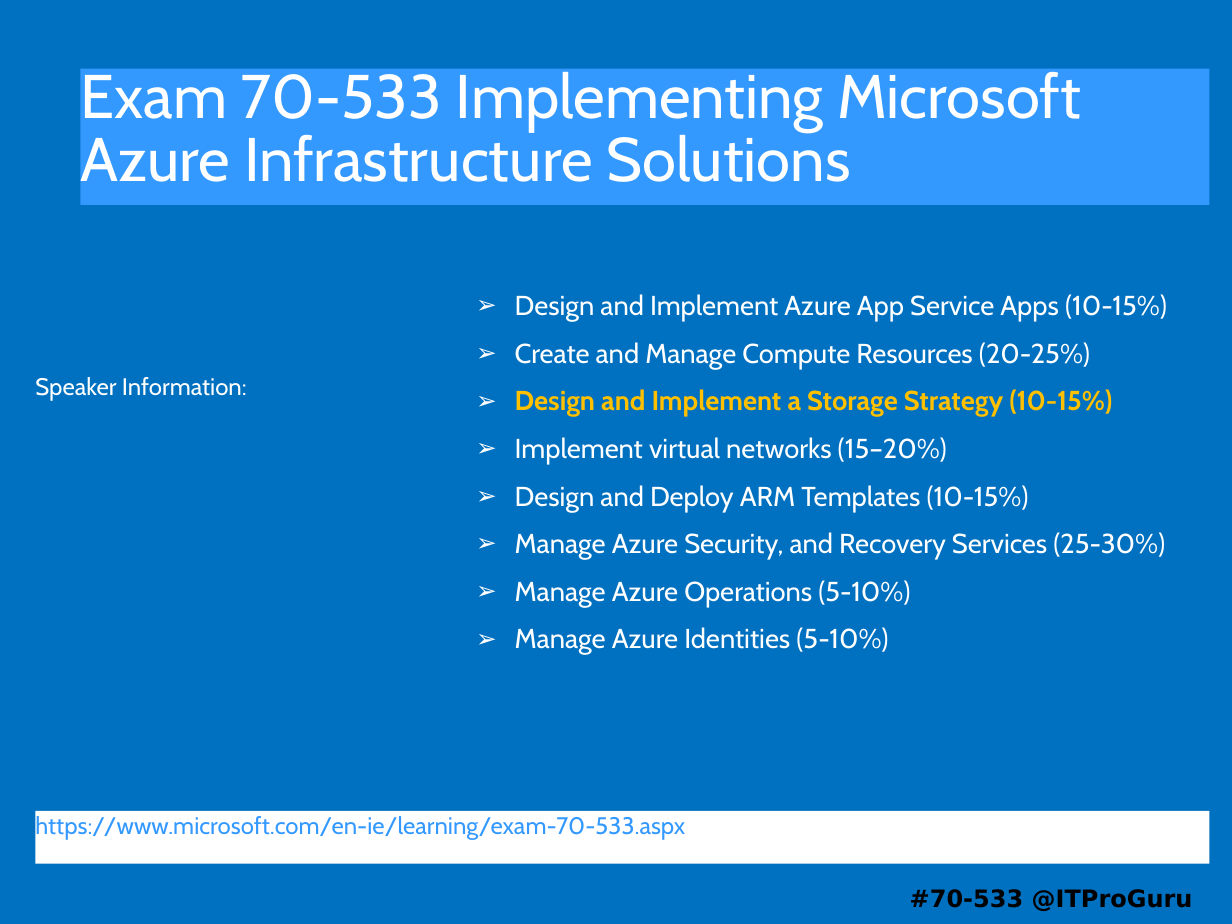
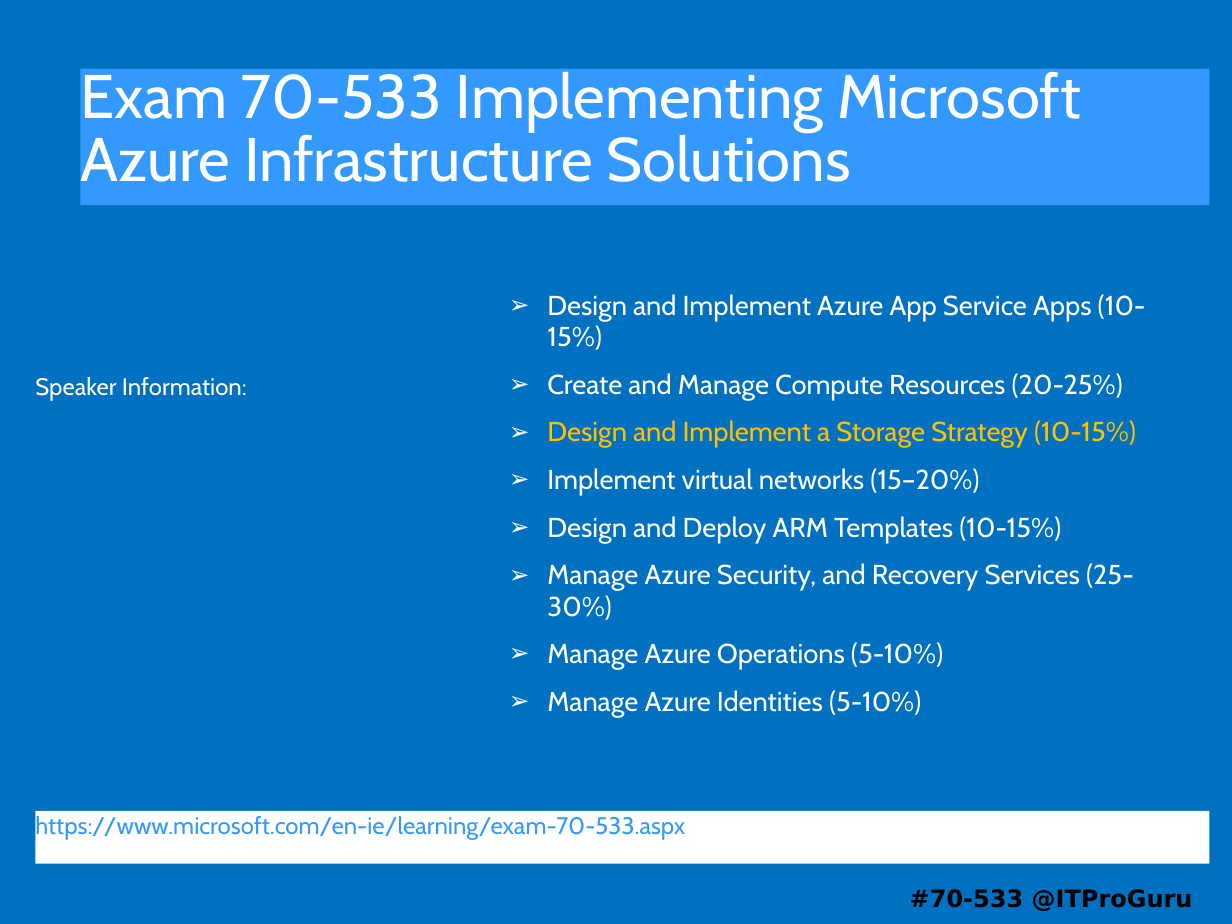
Before and after one commit to guruskill/70-533, a slide deck: slide 1 of 70-533-03-Storage.pptx. Drawn at 1232x924 pixels with LibreOffice and Linux fonts; fonts in the diff are those of the drawing. Boxes give left, top, right and bottom in pixels: in the first picture for what was removed or moved away, otherwise in the second. Text is boxed around its words. In the diff, an @@ line names an element or a change of style, - is before the commit and + after.

Commit message:
Add Storage first draft

```diff
--- a/70-533-03-Storage.pptx
+++ b/70-533-03-Storage.pptx
@@ subtitle "Design and Implement Azure App ...": place and size @@
-subtitle "Design and Implement Azure App ..." at (515,294,1167,655)
+subtitle "Design and Implement Azure App ..." at (547,294,1146,717)
@@ subtitle at (547,420,1136,448): bold off in "Design and Implement a Storage Strategy (10-15%)" @@
```
Also in this commit, not shown: 53 slides added, 4 slides removed.
